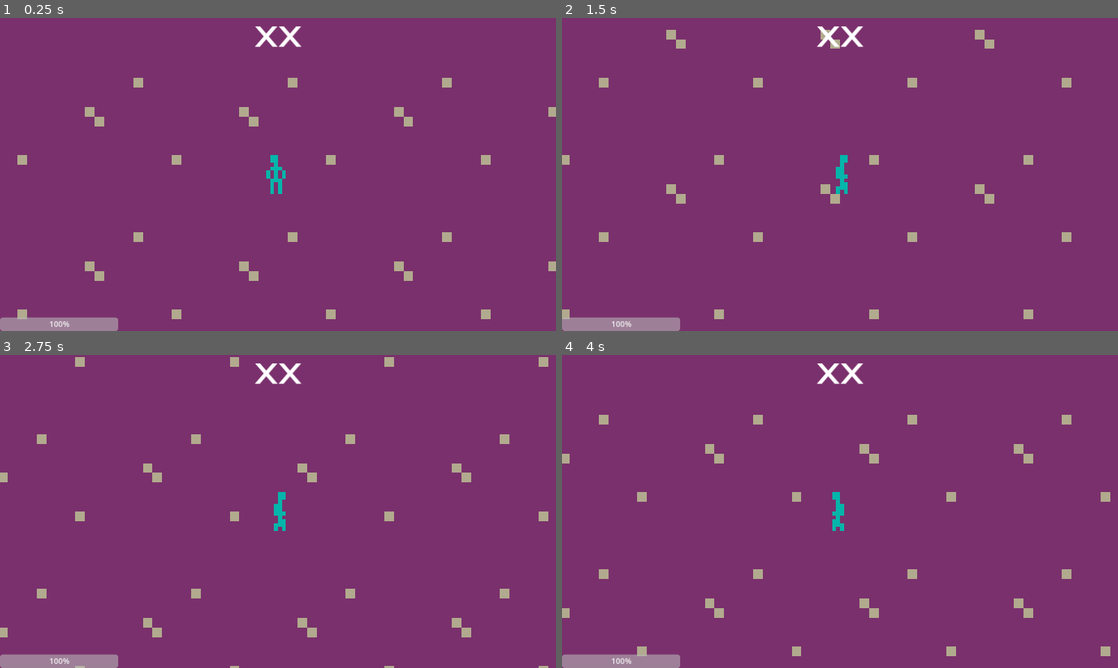
Above: before the commit, frames 1-4 (two rows, left to right).
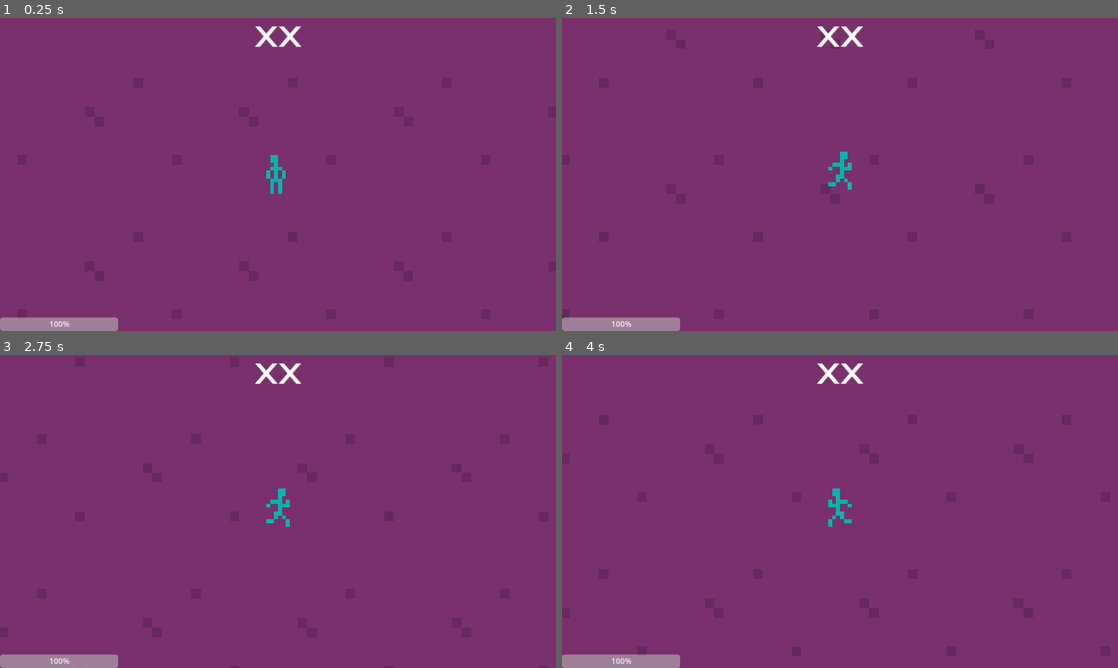
Above: after the commit, the same moments.

Repository: Shmupette/ChristmasProject
Game: Godot game, scene res://scenes/main_scene.tscn
The game is run twice, just before and just after one commit, with the same random seed, the same clock (stepped at 60 frames per second) and the same inputs.
Inputs:
- Up to frame 1 (0.25 s): no input
- Up to frame 2 (1.5 s): tap Enter at 0.5 s; hold D (right) 0.53-1.28 s; hold S (down) from 1.28 s (still down)
- Up to frame 3 (2.75 s): release S (down) at 2.03 s; hold D (right) from 2.03 s (still down)
- Up to frame 4 (4 s): release D (right) at 2.78 s; hold W (up) 2.78-3.53 s; hold A (left) from 3.53 s (still down)

The runs differ from the first frame. In frame 1, 1.5% of the frame differs, in the area x 3-100%, y 19-97%; in frame 2, 1.7%; in frame 3, 1.9%, in the area x 0-99%, y 0-100%; in frame 4, 1.8%.

Commit message:
more contrast

Diff:
--- a/scenes/enemy.tscn
+++ b/scenes/enemy.tscn
@@ -5,23 +5,6 @@
 
 [sub_resource type="CircleShape2D" id="CircleShape2D_lvr3o"]
 radius = 8.0
-
-[sub_resource type="Animation" id="Animation_5n46f"]
-resource_name = "moving"
-length = 0.3
-loop_mode = 1
-tracks/0/type = "value"
-tracks/0/imported = false
-tracks/0/enabled = true
-tracks/0/path = NodePath(".:frame")
-tracks/0/interp = 1
-tracks/0/loop_wrap = true
-tracks/0/keys = {
-"times": PackedFloat32Array(0, 0.1, 0.2),
-"transitions": PackedFloat32Array(1, 1, 1),
-"update": 1,
-"values": [0, 2, 1]
-}
 
 [sub_resource type="Animation" id="Animation_f7jw3"]
 length = 0.001
@@ -51,6 +34,23 @@
 "transitions": PackedFloat32Array(1, 1, 1, 1, 1),
 "update": 1,
 "values": [4, 5, 6, 5, 4]
+}
+
+[sub_resource type="Animation" id="Animation_5n46f"]
+resource_name = "moving"
+length = 0.3
+loop_mode = 1
+tracks/0/type = "value"
+tracks/0/imported = false
+tracks/0/enabled = true
+tracks/0/path = NodePath(".:frame")
+tracks/0/interp = 1
+tracks/0/loop_wrap = true
+tracks/0/keys = {
+"times": PackedFloat32Array(0, 0.1, 0.2),
+"transitions": PackedFloat32Array(1, 1, 1),
+"update": 1,
+"values": [0, 2, 1]
 }
 
 [sub_resource type="AnimationLibrary" id="AnimationLibrary_ko8fs"]
--- a/scenes/protag.tscn
+++ b/scenes/protag.tscn
@@ -2,6 +2,21 @@
 
 [ext_resource type="Script" path="res://scripts/protag.gd" id="1_mj6ee"]
 [ext_resource type="Texture2D" uid="uid://btpdxfylp1l4j" path="res://sprites/protag.png" id="2_fvst4"]
+
+[sub_resource type="Animation" id="Animation_dw5b0"]
+length = 0.001
+tracks/0/type = "value"
+tracks/0/imported = false
+tracks/0/enabled = true
+tracks/0/path = NodePath(".:frame")
+tracks/0/interp = 1
+tracks/0/loop_wrap = true
+tracks/0/keys = {
+"times": PackedFloat32Array(0),
+"transitions": PackedFloat32Array(1),
+"update": 1,
+"values": [0]
+}
 
 [sub_resource type="Animation" id="Animation_oy517"]
 resource_name = "idle"
@@ -21,21 +36,6 @@
 "values": [0, 1]
 }
 
-[sub_resource type="Animation" id="Animation_dw5b0"]
-length = 0.001
-tracks/0/type = "value"
-tracks/0/imported = false
-tracks/0/enabled = true
-tracks/0/path = NodePath(".:frame")
-tracks/0/interp = 1
-tracks/0/loop_wrap = true
-tracks/0/keys = {
-"times": PackedFloat32Array(0),
-"transitions": PackedFloat32Array(1),
-"update": 1,
-"values": [0]
-}
-
 [sub_resource type="Animation" id="Animation_qlmc8"]
 resource_name = "run"
 length = 0.4
@@ -50,7 +50,7 @@
 "times": PackedFloat32Array(0, 0.2),
 "transitions": PackedFloat32Array(1, 1),
 "update": 1,
-"values": [4, 5]
+"values": [5, 4]
 }
 
 [sub_resource type="AnimationLibrary" id="AnimationLibrary_22gw1"]
Binary file changed: tiles/tiletest.png
